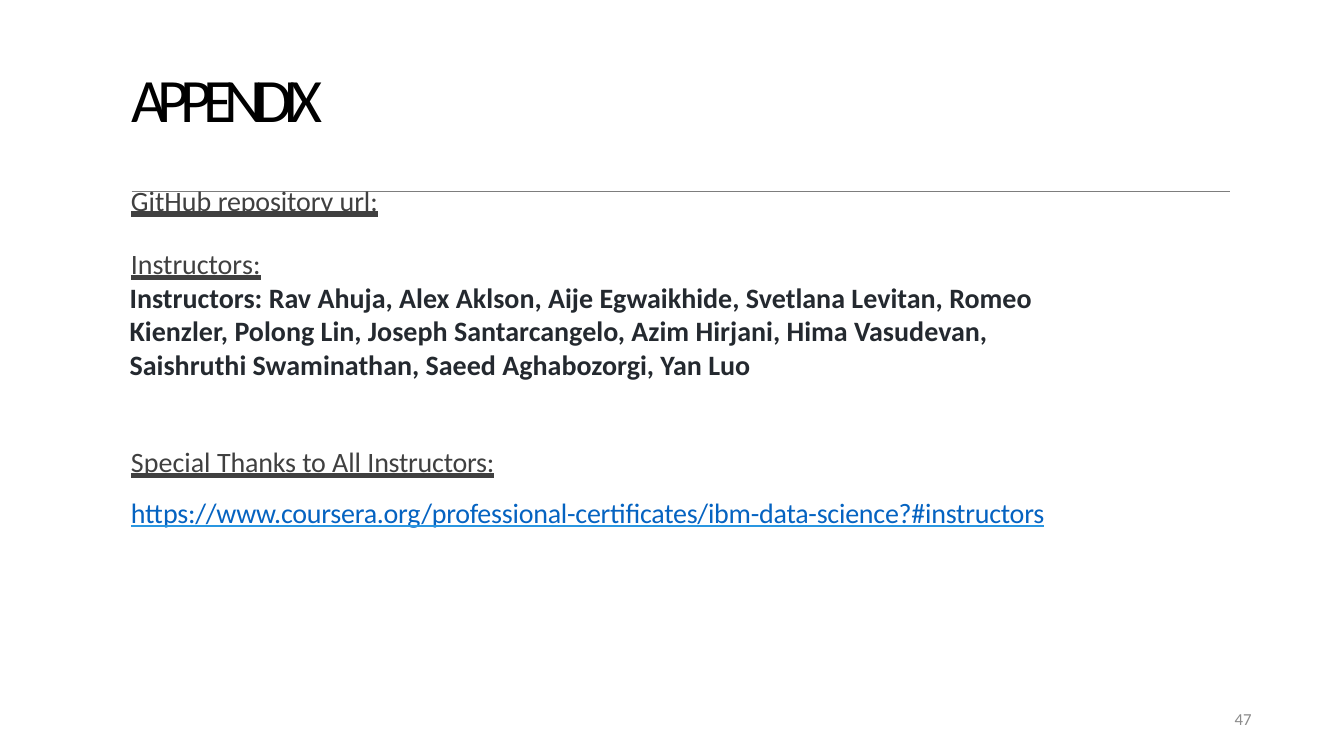
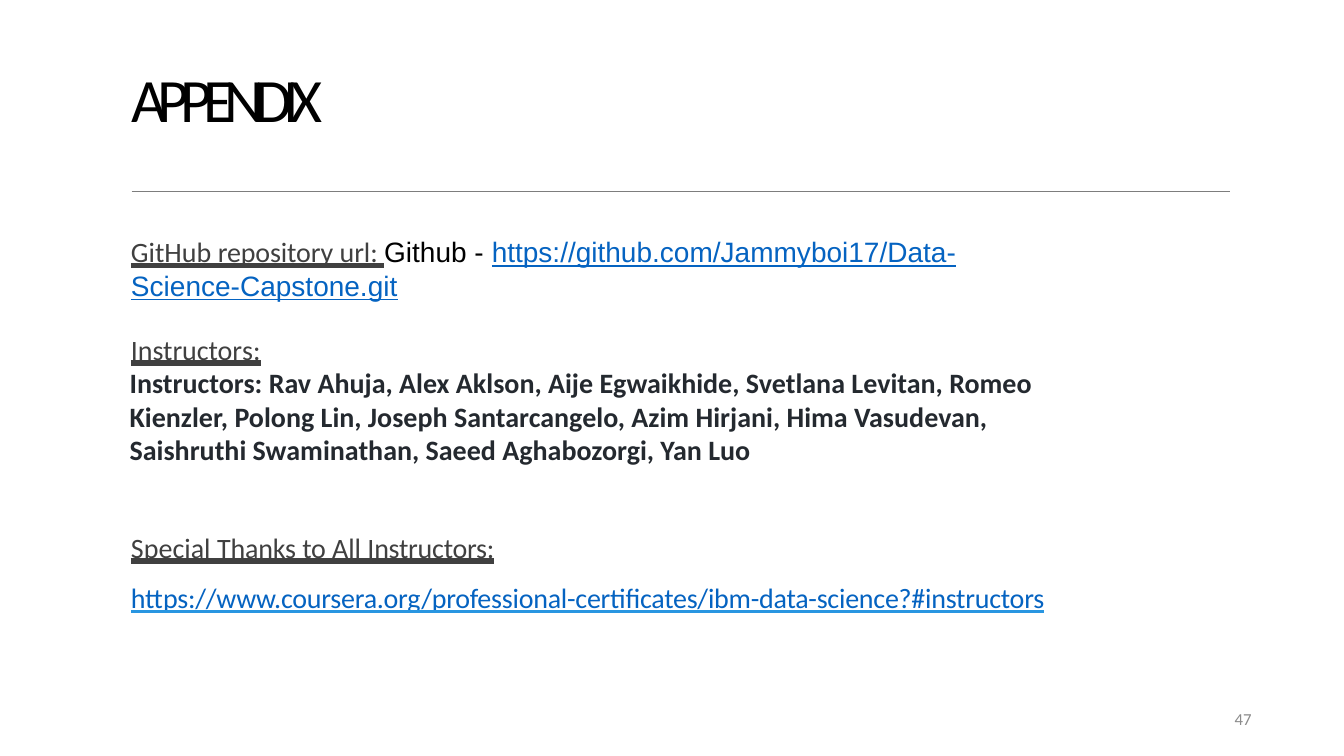
Before and after one commit to Jammyboi17/Data-Science-Capstone, a slide deck: slide 47 of Data Science Capstone.pptx. Drawn at 1344x756 pixels with LibreOffice and Linux fonts; fonts in the diff are those of the drawing. Boxes give left, top, right and bottom in pixels: in the first picture for what was removed or moved away, otherwise in the second. Text is boxed around its words. In the diff, an @@ line names an element or a change of style, - is before the commit and + after.

```diff
--- a/Data Science Capstone.pptx
+++ b/Data Science Capstone.pptx
@@ text at bbox=[131, 241, 956, 301]: text changed; font Calibri to Arial; text colour #404040 to #0563C1 @@
-GitHub repository url:
+GitHub repository url: Github - https://github.com/Jammyboi17/Data-Science-Capstone.git
```
Also in this commit, not shown: 1 other slide changed.
